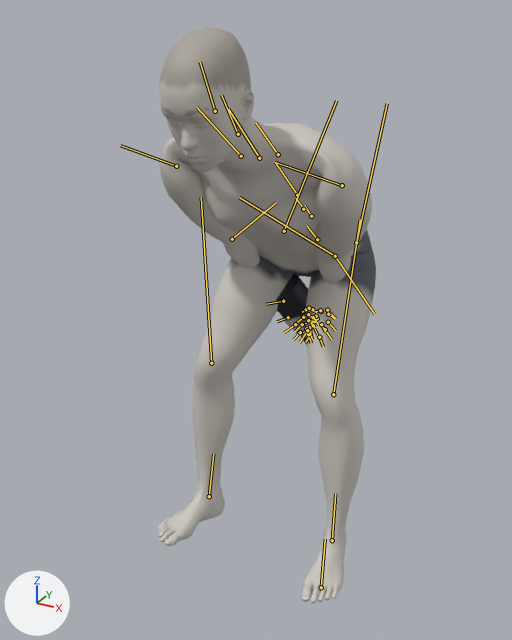
The glTF model exports/dumbbell-swing.glb as it was, and as the next commit left it.
Before and after are seen from a camera (50 mm lens) standing at (0.781, -1.494, 1.449) and looking at (-0.023, -0.032, 0.718). Every picture has the same lights, and +X, +Y and +Z are marked at lower left. The picture after the commit comes second. Both versions are drawn at frame 32 of the action 'dumbbell-swing'; the numbers are the values there. The bones that change, and the others that lie on the model, are drawn over the model as lines.
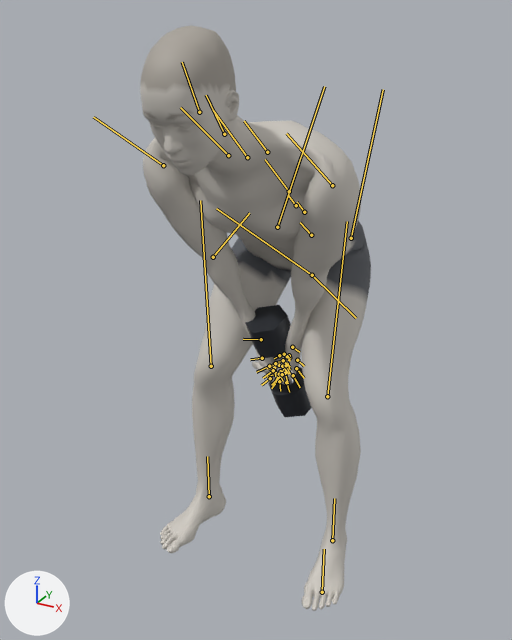
ob_dbr_right is not drawn itself; it is the parent of ob_mesh_1, ob_mesh_2, ob_mesh_3.

What differs and where, as boxes [x1, y1, x2, y2] in the pictures (512 x 640 px):
'Mesh_0', posed: before [158, 27, 376, 603]; after [140, 25, 371, 611]
'Mesh_2', posed: before [276, 274, 309, 320]; after [245, 305, 291, 358]
'Mesh_3', posed (mostly hidden before): before [301, 335, 307, 345]; after [268, 367, 312, 417]
'Mesh_1', posed (mostly hidden): before [300, 313, 306, 324]; after [274, 356, 294, 385]
bone 'pelvis', root to tip: before (317, 239) to (307, 226); after (311, 235) to (300, 222)
bone 'upperarm_l', root to tip: before (342, 185) to (274, 162); after (332, 185) to (286, 133)
bone 'hand_l', root to tip: before (327, 310) to (335, 318); after (292, 347) to (299, 352)
bone 'upperarm_r', root to tip: before (176, 166) to (120, 145); after (163, 165) to (93, 117)
bone 'hand_r', root to tip: before (283, 301) to (266, 304); after (261, 339) to (243, 339)
bone 'thigh_l', root to tip: before (356, 242) to (387, 103); after (351, 238) to (383, 89)
bone 'calf_l', root to tip: before (333, 394) to (360, 219); after (327, 396) to (347, 221)
bone 'foot_l', root to tip: before (332, 540) to (335, 493); after (332, 540) to (334, 498)
bone 'thigh_r', root to tip: before (284, 231) to (336, 100); after (277, 227) to (324, 86)
bone 'calf_r', root to tip: before (211, 363) to (201, 197); after (211, 366) to (200, 200)
bone 'foot_r', root to tip: before (209, 496) to (213, 454); after (209, 496) to (207, 456)

Patch to the scene script:
```diff
--- a/exports/dumbbell-swing.glb.py
+++ b/exports/dumbbell-swing.glb.py
@@ bone_pelvis @@
 bone_pelvis = bpy.data.objects['Body'].pose.bones['pelvis']  # child of 'Root'
-bone_pelvis.location = (-0.293, -0.129, 0.0)
-bone_pelvis.rotation_quaternion = (0.9, 0.0, 0.0, -0.437)  # degrees (0, 0, -52)
+bone_pelvis.location = (-0.25, -0.105, 0.0)
+bone_pelvis.rotation_quaternion = (0.892, 0.0, 0.0, -0.452)  # degrees (0, 0, -54)
@@ bone_upperarm_l @@
 bone_upperarm_l = bpy.data.objects['Body'].pose.bones['upperarm_l']  # child of 'clavicle_l'
-bone_upperarm_l.rotation_quaternion = (0.523, -0.106, -0.831, -0.158)  # degrees (-21, -115, -1)
+bone_upperarm_l.rotation_quaternion = (0.59, -0.027, -0.806, -0.047)  # degrees (-8, -108, 2)
@@ bone_hand_l @@
 bone_hand_l = bpy.data.objects['Body'].pose.bones['hand_l']  # child of 'lowerarm_l'
-bone_hand_l.rotation_quaternion = (-0.361, 0.685, -0.465, -0.429)  # degrees (15, 113, 121)
+bone_hand_l.rotation_quaternion = (-0.444, 0.627, -0.523, -0.368)  # degrees (27, 112, 119)
@@ bone_upperarm_r @@
 bone_upperarm_r = bpy.data.objects['Body'].pose.bones['upperarm_r']  # child of 'clavicle_r'
-bone_upperarm_r.rotation_quaternion = (0.523, 0.106, 0.831, -0.158)  # degrees (21, 115, -1)
+bone_upperarm_r.rotation_quaternion = (0.59, 0.027, 0.806, -0.047)  # degrees (8, 108, 2)
@@ bone_hand_r @@
 bone_hand_r = bpy.data.objects['Body'].pose.bones['hand_r']  # child of 'lowerarm_r'
-bone_hand_r.rotation_quaternion = (0.361, 0.685, -0.465, 0.429)  # degrees (-15, -113, 121)
+bone_hand_r.rotation_quaternion = (0.444, 0.627, -0.523, 0.368)  # degrees (-27, -112, 119)
@@ bone_thigh_l @@
 bone_thigh_l = bpy.data.objects['Body'].pose.bones['thigh_l']  # child of 'pelvis'
-bone_thigh_l.rotation_quaternion = (0.702, 0.006, 0.048, 0.711)  # degrees (4, 3, 91)
+bone_thigh_l.rotation_quaternion = (0.718, -0.009, 0.048, 0.694)  # degrees (3, 5, 88)
@@ bone_calf_l @@
 bone_calf_l = bpy.data.objects['Body'].pose.bones['calf_l']  # child of 'thigh_l'
-bone_calf_l.rotation_quaternion = (0.948, -0.039, 0.042, -0.313)  # degrees (-6, 3, -37)
+bone_calf_l.rotation_quaternion = (0.957, -0.017, 0.032, -0.289)  # degrees (-3, 3, -34)
@@ bone_foot_l @@
 bone_foot_l = bpy.data.objects['Body'].pose.bones['foot_l']  # child of 'calf_l'
-bone_foot_l.rotation_quaternion = (0.997, 0.045, 0.012, 0.061)  # degrees (5, 1, 7)
+bone_foot_l.rotation_quaternion = (1.0, 0.027, 0.014, -0.005)  # degrees (3, 2, -1)
@@ bone_thigh_r @@
 bone_thigh_r = bpy.data.objects['Body'].pose.bones['thigh_r']  # child of 'pelvis'
-bone_thigh_r.rotation_quaternion = (0.702, -0.006, -0.048, 0.711)  # degrees (-4, -3, 91)
+bone_thigh_r.rotation_quaternion = (0.718, 0.009, -0.048, 0.694)  # degrees (-3, -5, 88)
@@ bone_calf_r @@
 bone_calf_r = bpy.data.objects['Body'].pose.bones['calf_r']  # child of 'thigh_r'
-bone_calf_r.rotation_quaternion = (0.948, 0.039, -0.042, -0.313)  # degrees (6, -3, -37)
+bone_calf_r.rotation_quaternion = (0.957, 0.017, -0.032, -0.289)  # degrees (3, -3, -34)
@@ bone_foot_r @@
 bone_foot_r = bpy.data.objects['Body'].pose.bones['foot_r']  # child of 'calf_r'
-bone_foot_r.rotation_quaternion = (0.997, -0.045, -0.012, 0.061)  # degrees (-5, -1, 7)
+bone_foot_r.rotation_quaternion = (1.0, -0.027, -0.014, -0.005)  # degrees (-3, -2, -1)
```
